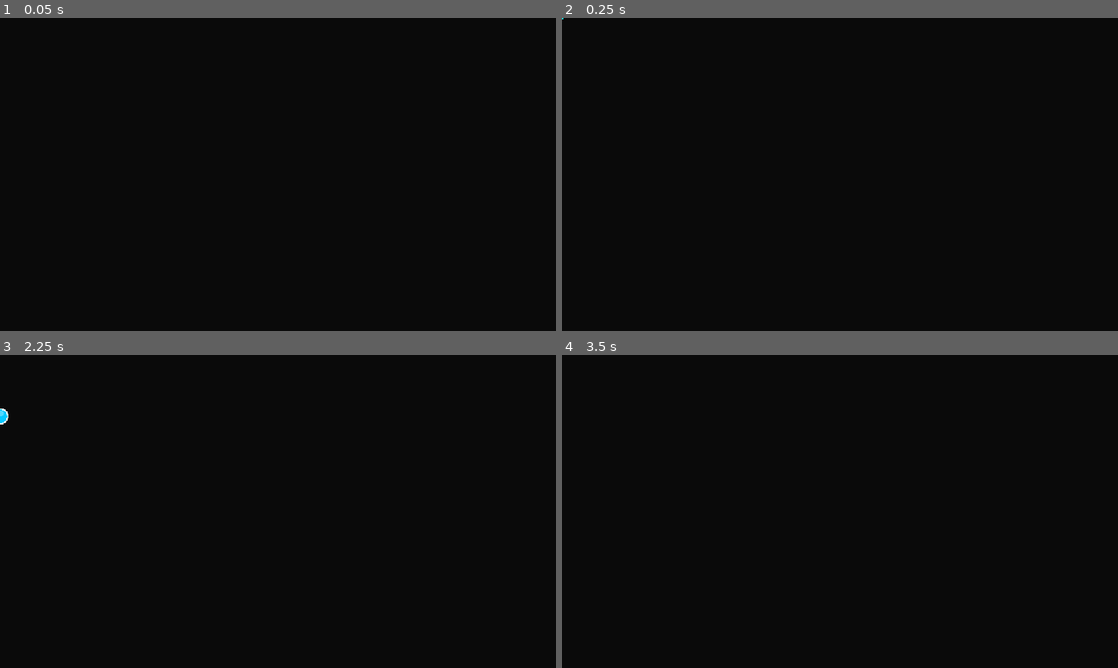
Above: before the commit, frames 1-4 (two rows, left to right).
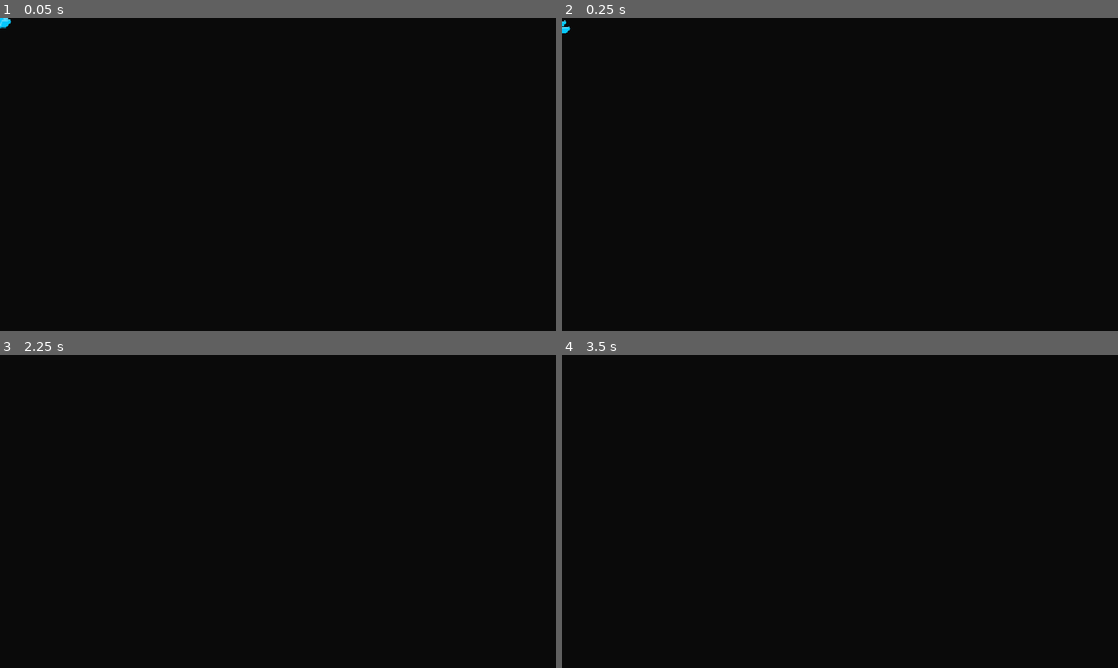
Above: after the commit, the same moments.

Repository: HoneyPony/impish-descent-future
Game: Godot game, scene res://enemies/enemy_projectile1.tscn
The game is run twice, just before and just after one commit, with the same random seed, the same clock (stepped at 60 frames per second) and the same inputs. This scene is started directly instead of the project's main scene.
Inputs (mouse positions are in pixels of both pictures, inside the frame that each line leads up to):
- Up to frame 1 (0.05 s): no input
- Up to frame 2 (0.25 s): no input
- Up to frame 3 (2.25 s): tap Enter at 0.5 s; move the mouse to (400, 495) at 0.52 s; press the mouse at (400, 495) at 0.53 s; hold D (player_right) 0.53-1.28 s; tap R (retry) at 1.25 s; move the mouse to (166, 527) at 1.27 s; release the mouse at (166, 527) at 1.28 s; hold S (player_down) 1.28-2.03 s; click (166, 527) at 1.35 s; move the mouse to (333, 442) at 2.02 s; press the mouse at (333, 442) at 2.03 s; hold D (player_right) from 2.03 s (still down)
- Up to frame 4 (3.5 s): move the mouse to (812, 574) at 2.77 s; release D (player_right) at 2.78 s; release the mouse at (812, 574) at 2.78 s; hold W (player_up) from 2.78 s (still down); click (812, 574) at 2.85 s

The runs differ from the first frame. In frame 1, less than 0.1% of the frame differs, in the area x 0-2%, y 0-4%; in frame 2, less than 0.1%; in frame 3, less than 0.1%, in the area x 0-2%, y 17-23%; in frame 4, nothing differs.

Commit message:
Change ghost bullets to do the thing

Diff:
--- a/enemies/enemy_projectile1.tscn
+++ b/enemies/enemy_projectile1.tscn
@@ -97,7 +97,7 @@
 
 [node name="AnimationPlayer" type="AnimationPlayer" parent="."]
 libraries = {
-"": SubResource("AnimationLibrary_lnosb")
+&"": SubResource("AnimationLibrary_lnosb")
 }
 autoplay = "Spawn"
 
--- a/enemies/enemy_projectile_animated.gd
+++ b/enemies/enemy_projectile_animated.gd
@@ -8,7 +8,9 @@
 
 var goal_position = Vector2.ZERO
 
-var projectile_source = null
+## The node that fired the projectile. If it dies before we are ourselves fired,
+## we die.
+var projectile_source: Node = null
 
 const SPEED = 512
 
@@ -36,6 +38,9 @@
 	if not fired:
 		var to_goal = (goal_position - global_position)
 		move_and_collide(to_goal * 0.1)
+		if not is_instance_valid(projectile_source):
+			die()
+			return
 
 	if velocity != Vector2.ZERO:
 		var collide = move_and_collide(velocity * delta)
--- a/enemies/simple_ghost.gd
+++ b/enemies/simple_ghost.gd
@@ -47,6 +47,7 @@
 			var proj = GS.EnemyProjectile1.instantiate()
 			proj.global_position = global_position
 			proj.goal_position = $FireFrom.global_position + start_offset
+			proj.projectile_source = self
 			add_sibling(proj)
 
 			start_offset.x += randf_range(dx - 2, dx + 2)
--- a/players/player_anim.tscn
+++ b/players/player_anim.tscn
@@ -392,7 +392,7 @@
 [node name="head" type="Bone2D" parent="Node2D/Skeleton2D/root/chest"]
 position = Vector2(-16.7929, -47.7284)
 rotation = -1.51252
-scale = Vector2(0.99984, 0.99984)
+scale = Vector2(0.999839, 0.999839)
 rest = Transform2D(0.058242, -0.998303, 0.998303, 0.058242, -16.7929, -47.7284)
 auto_calculate_length_and_angle = false
 length = 29.06
@@ -441,7 +441,7 @@
 [node name="ik_l" type="Bone2D" parent="Node2D/Skeleton2D"]
 position = Vector2(-29, -32)
 rotation = 0.183964
-scale = Vector2(0.999826, 0.999826)
+scale = Vector2(0.999829, 0.999829)
 rest = Transform2D(1, 0, 0, 1, -29, -32)
 auto_calculate_length_and_angle = false
 length = 16.0
